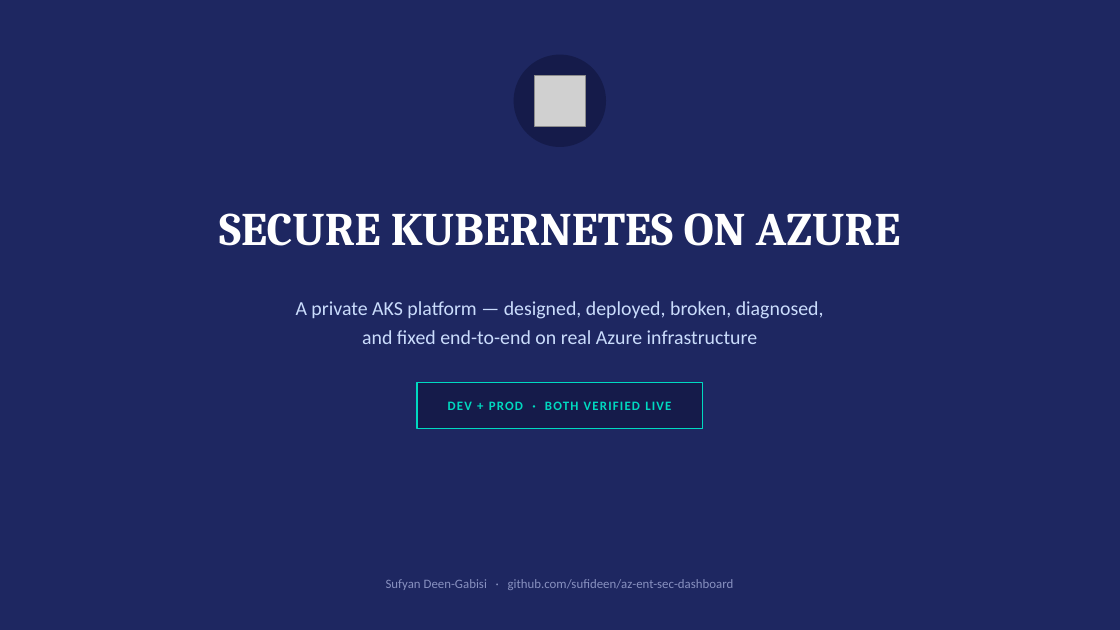
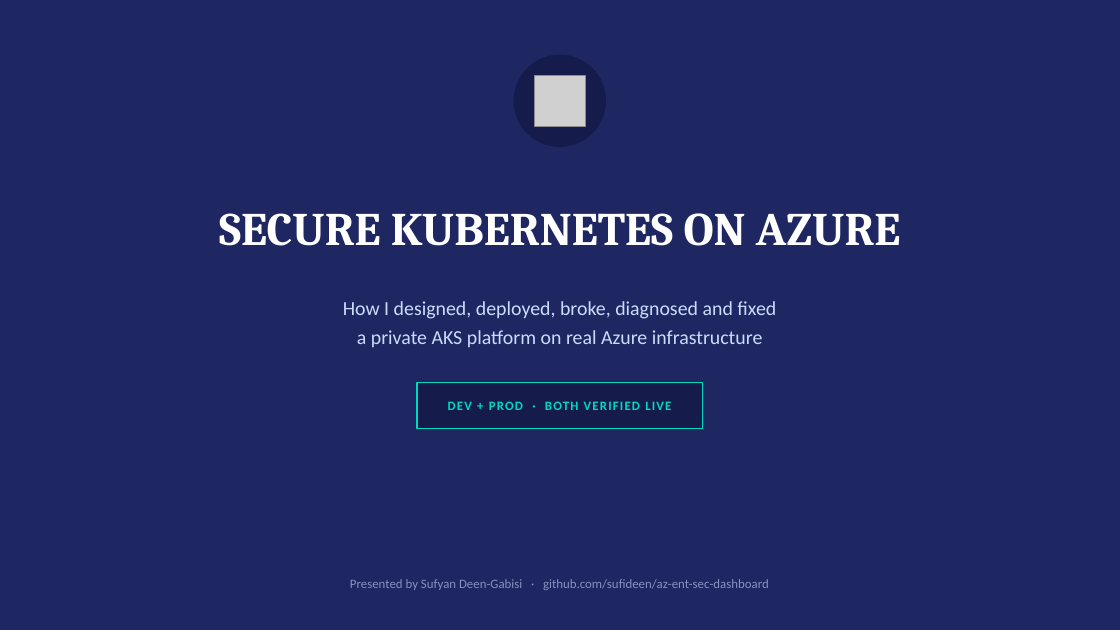
Before and after one commit to sufideen/az-ent-sec-dashboard, a slide deck: slide 1 of docs/webplat-kubernetes-showcase.pptx. Drawn at 1120x630 pixels with LibreOffice and Linux fonts; fonts in the diff are those of the drawing; grey boxes stand for pictures. Boxes give left, top, right and bottom in pixels: in the first picture for what was removed or moved away, otherwise in the second. Text is boxed around its words. In the diff, an @@ line names an element or a change of style, - is before the commit and + after.

```diff
--- a/docs/webplat-kubernetes-showcase.pptx
+++ b/docs/webplat-kubernetes-showcase.pptx
@@ text at <box>343,301,776,347</box>: text changed @@
-A private AKS platform — designed, deployed, broken, diagnosed,
-and fixed end-to-end on real Azure infrastructure
+How I designed, deployed, broke, diagnosed and fixed
+a private AKS platform on real Azure infrastructure
@@ text at <box>350,579,769,590</box>: text changed @@
-Sufyan Deen-Gabisi · github.com/sufideen/az-ent-sec-dashboard
+Presented by Sufyan Deen-Gabisi · github.com/sufideen/az-ent-sec-dashboard
```
Also in this commit, not shown: 10 other slides changed, 4 other files.
